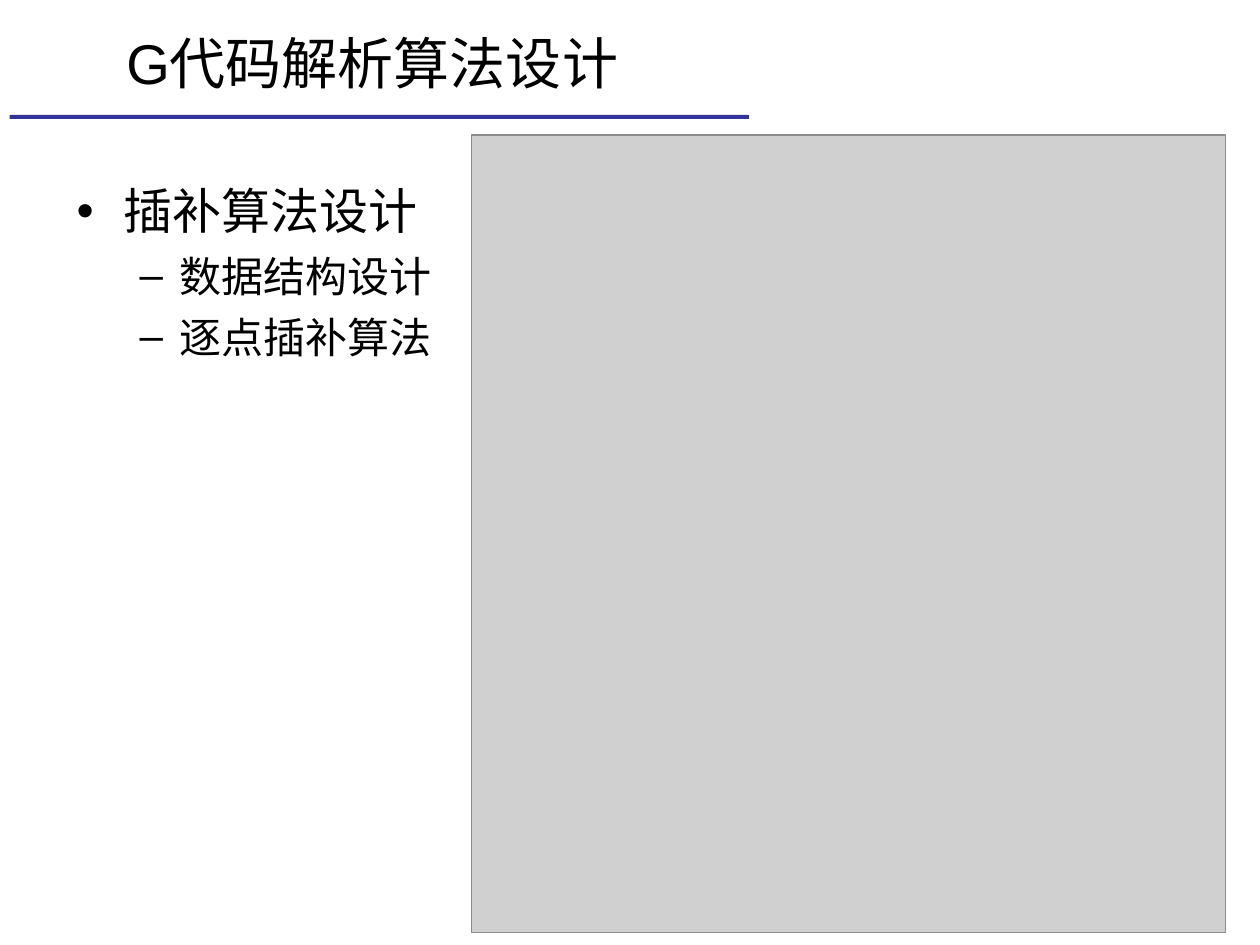
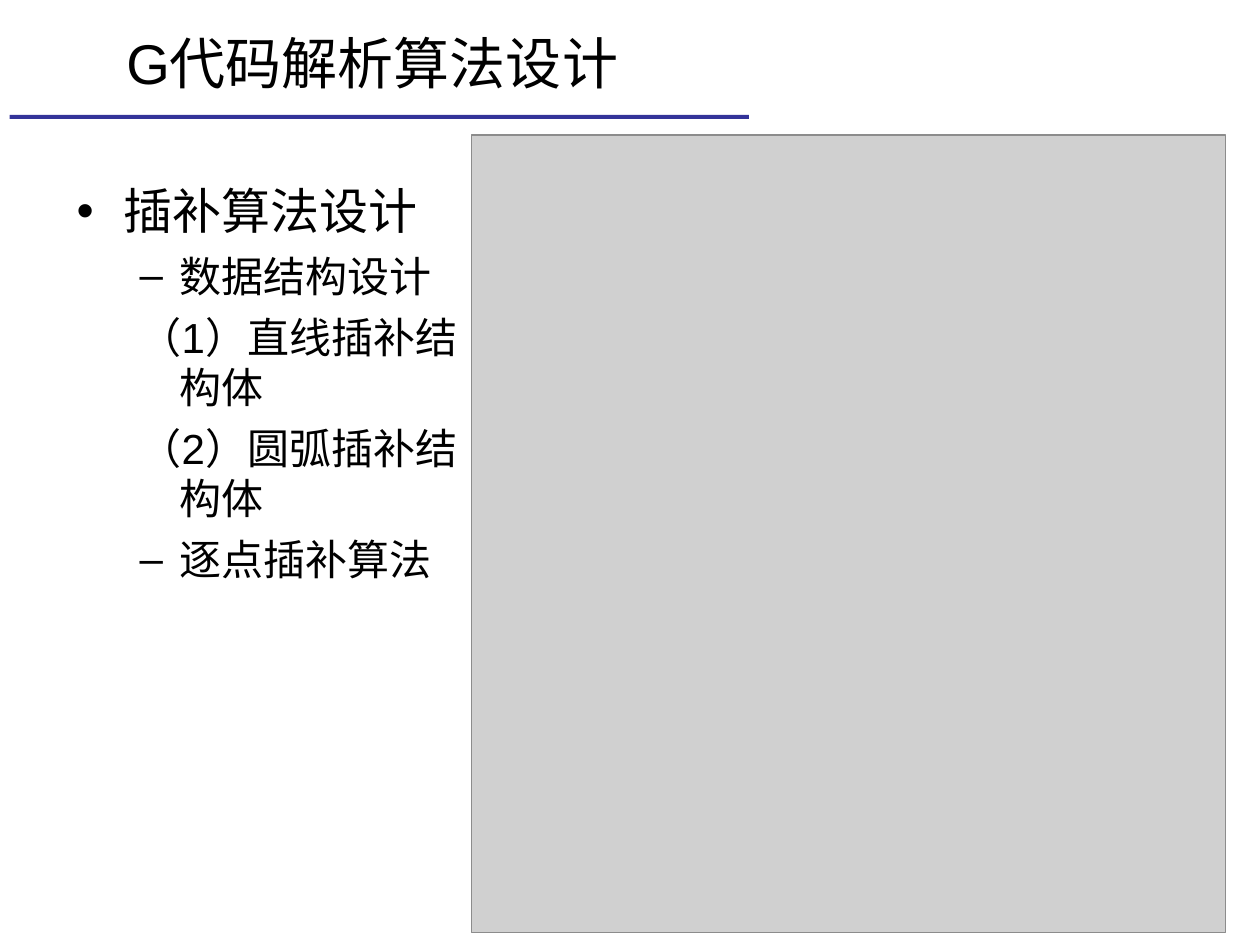
Before and after one commit to Twsa/Graduation-Project, a slide deck: slide 11 of 毕业答辩-刘传佳.ppt (slide 10 before the commit). Drawn at 1260x945 pixels with LibreOffice and Linux fonts; fonts in the diff are those of the drawing; grey boxes stand for pictures; background and template pictures are left out. Boxes give left, top, right and bottom in pixels: in the first picture for what was removed or moved away, otherwise in the second. Text is boxed around its words. In the diff, an @@ line names an element or a change of style, - is before the commit and + after.

```diff
--- a/毕业答辩-刘传佳.ppt
+++ b/毕业答辩-刘传佳.ppt
@@ text at [140,317,457,518]: paragraphs added @@
+  （1）直线插补结构体
+  （2）圆弧插补结构体
```
Also in this commit, not shown: 1 other slide changed, 1 slide added, 17 other files.
